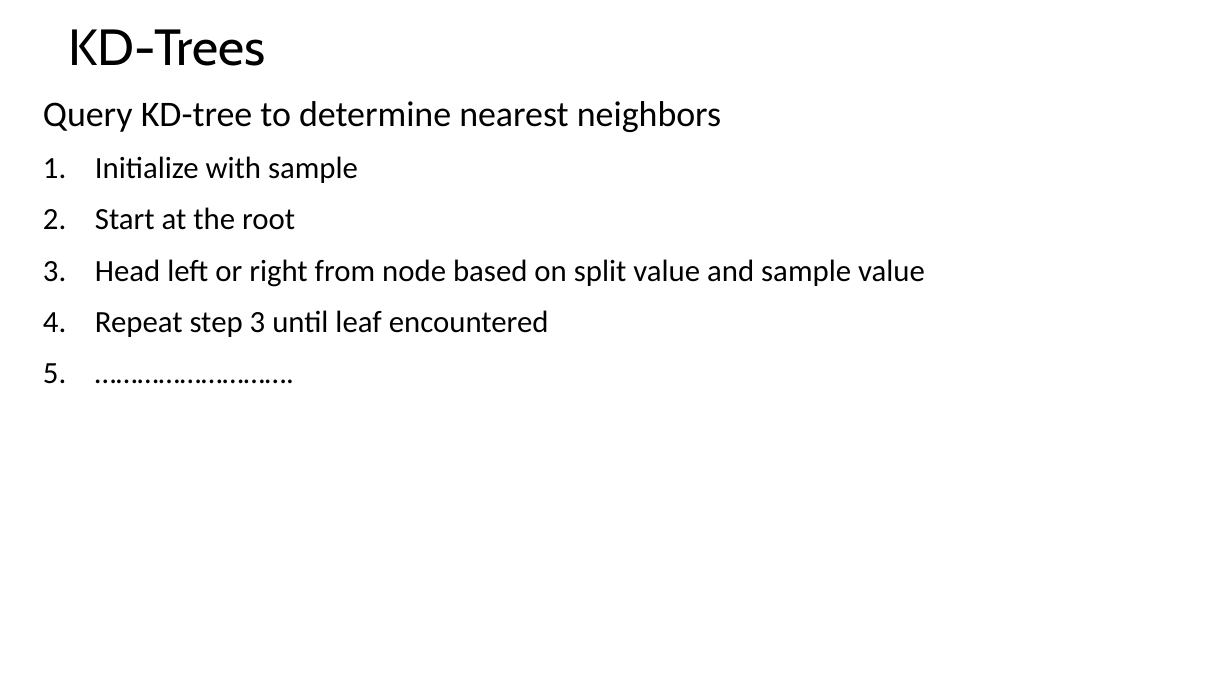
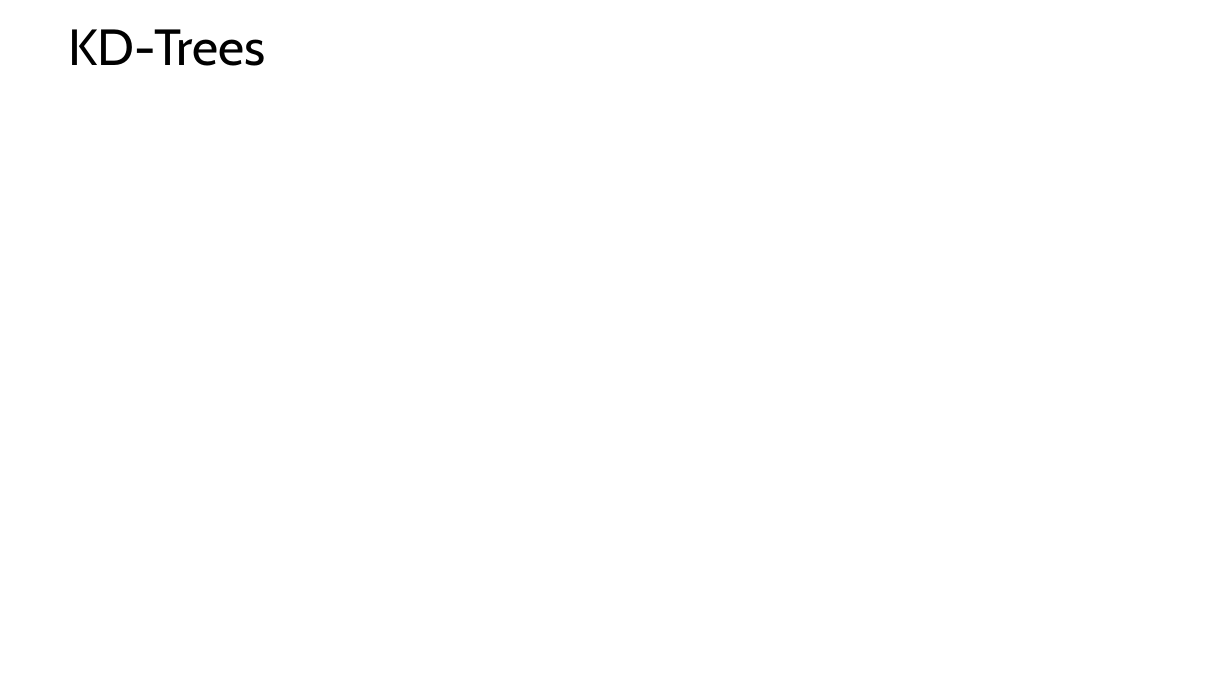
Before and after one commit to StephenElston/CSCI-E-108, a slide deck: slide 10 of slides/5_HighDimensionalSlimilarity_LSH.pptx. Drawn at 1232x693 pixels with LibreOffice and Linux fonts; fonts in the diff are those of the drawing; grey boxes stand for pictures. Boxes give left, top, right and bottom in pixels: in the first picture for what was removed or moved away, otherwise in the second. Text is boxed around its words. In the diff, an @@ line names an element or a change of style, - is before the commit and + after.

Commit message:
Added slides for KD-tree and LSH examples

```diff
--- a/slides/5_HighDimensionalSlimilarity_LSH.pptx
+++ b/slides/5_HighDimensionalSlimilarity_LSH.pptx
@@ text removed at (43,101,925,337) @@
-Query KD-tree to determine nearest neighbors
-1. Initialize with sample
-2. Start at the root
-3. Head left or right from node based on split value and sample value
-4. Repeat step 3 until leaf encountered
-5. ……………………….
```
Also in this commit, not shown: 8 other slides changed, 2 slides added, 2 slides removed.
